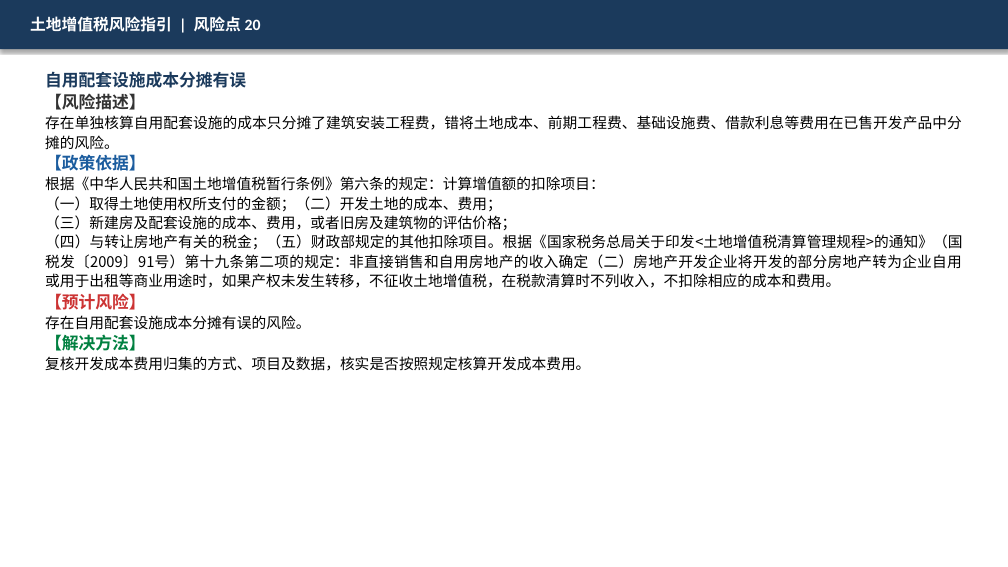
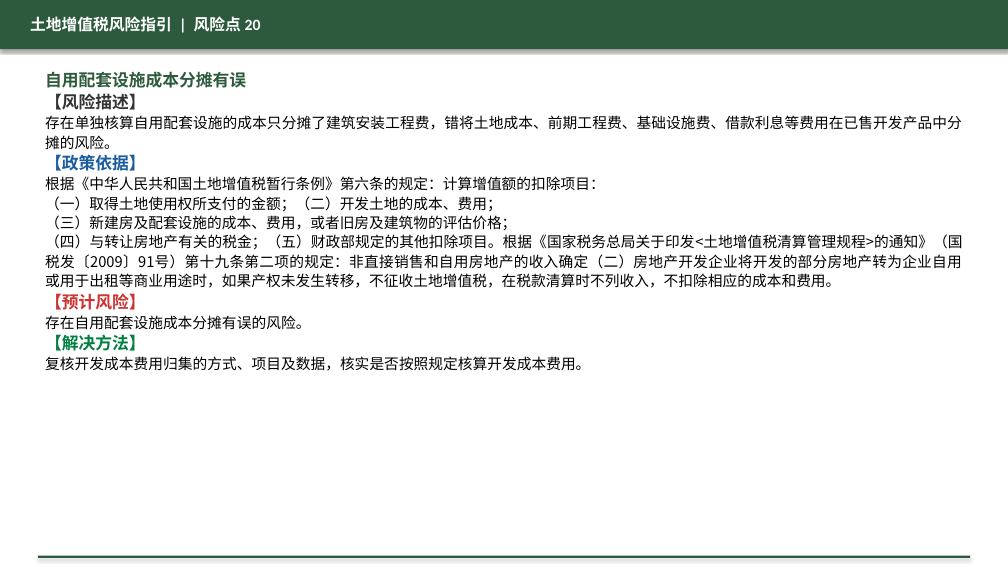
Before and after one commit to SlainTroyard/ppt, a slide deck: slide 21 of ppts_output_v3/09_土地增值税风险指引.pptx. Drawn at 1008x567 pixels with LibreOffice and Linux fonts; fonts in the diff are those of the drawing. Boxes give left, top, right and bottom in pixels: in the first picture for what was removed or moved away, otherwise in the second. Text is boxed around its words. In the diff, an @@ line names an element or a change of style, - is before the commit and + after.

```diff
--- a/ppts_output_v3/09_土地增值税风险指引.pptx
+++ b/ppts_output_v3/09_土地增值税风险指引.pptx
@@ rectangle "土地增值税风险指引 | 风险点 20" at [0,0,1008,49]: fill #1B3A5C to #2D5A3D @@
@@ text at [45,71,246,88]: text colour #1B3A5C to #2D5A3D in "自用配套设施成本分摊有误" @@
@@ rectangle added at [38,556,970,558], fill #2D5A3D @@
```
Also in this commit, not shown: 21 other slides changed, 20 other files.
